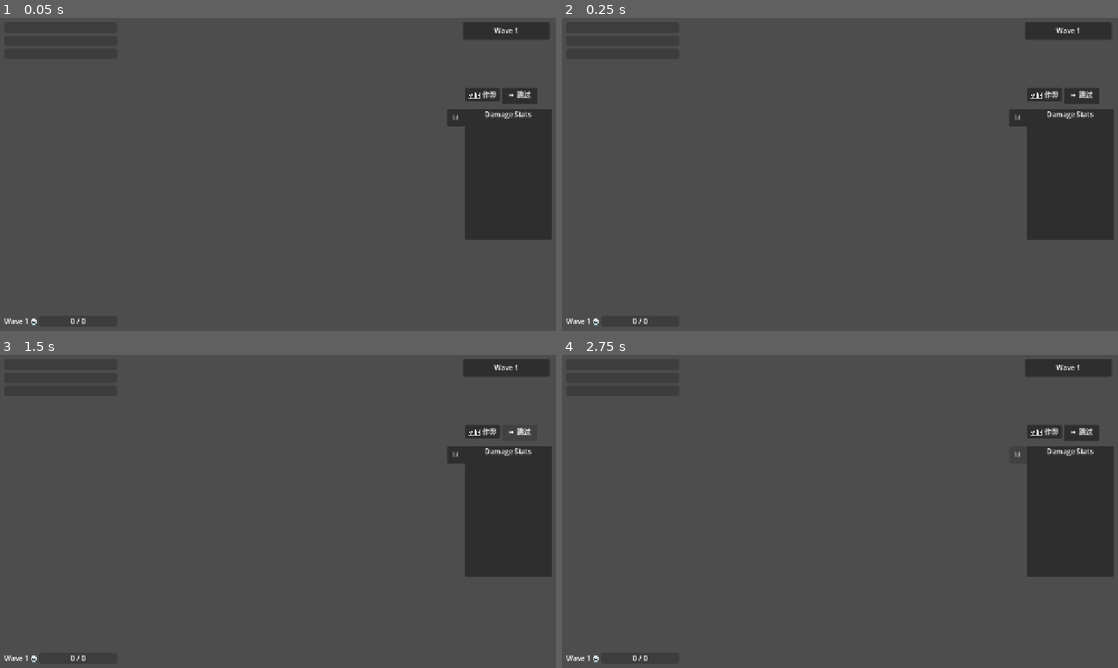
Above: before the commit, frames 1-4 (two rows, left to right).
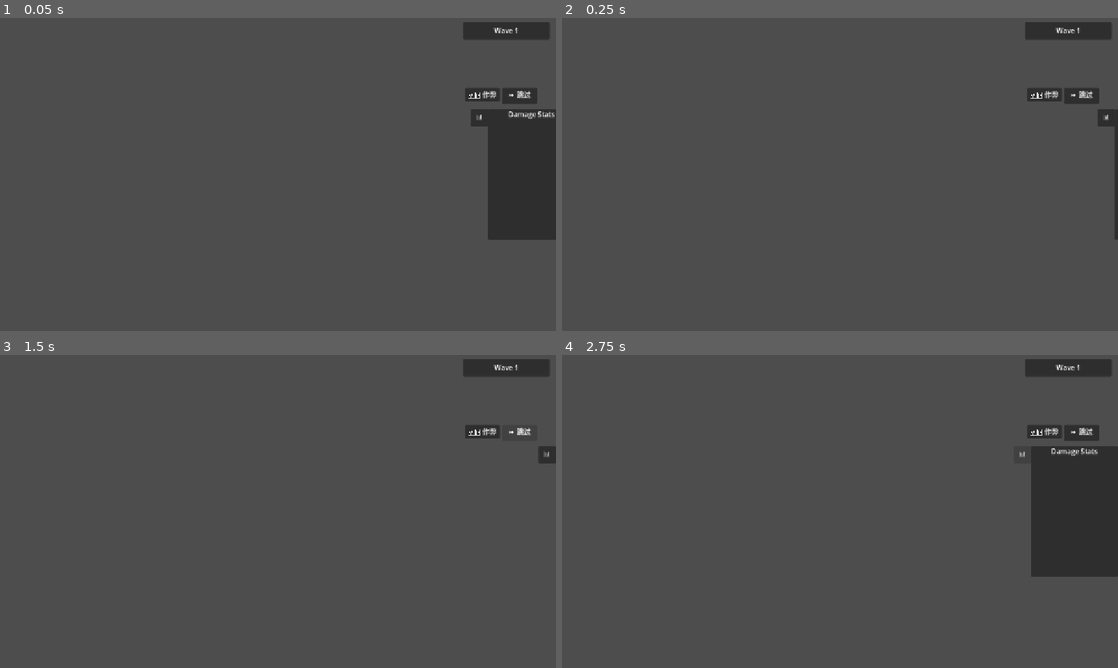
Above: after the commit, the same moments.

Repository: seekerzz/tower-html
Game: Godot game, scene res://src/Scenes/UI/MainGUI.tscn
Two runs of this game, one before a commit and one after it. Both use one fixed random seed, a clock stepped at 60 frames per second and the inputs below. The project has no main scene, so this scene is started directly.
Inputs:
- Up to frame 1 (0.05 s): no input
- Up to frame 2 (0.25 s): no input
- Up to frame 3 (1.5 s): click "🛠️ 作弊" at 0.5 s; click "⏩ 跳过" at 1.25 s
- Up to frame 4 (2.75 s): click "📊" at 2 s

The runs differ from the first frame. In frame 1, 2.3% of the frame differs, in the area x 0-100%, y 29-99%; in frame 2, 6.8%; in frame 3, 6.6%; in frame 4, 0.8%.
Error before the commit: Parse Error: Variable "inventory_manager" has the same name as a previously declared variable. (res://src/Autoload/GameManager.gd:50)

Commit message:
Update Merge

Diff:
--- a/src/Autoload/GameManager.gd
+++ b/src/Autoload/GameManager.gd
@@ -46,11 +46,8 @@
 var reward_manager: Node = null
 var data_manager: Node = null
 
-# Stub for inventory manager (Mock/Future implementation)
-var inventory_manager = null
 
 var permanent_health_bonus: float = 0.0
-var inventory_manager = null
 
 func _ready():
 	process_mode = Node.PROCESS_MODE_ALWAYS
--- a/src/Scripts/Unit.gd
+++ b/src/Scripts/Unit.gd
@@ -278,6 +278,13 @@
 		GameManager.skill_activated.emit(self)
 
 		GameManager.execute_skill_effect(type_key, grid_pos)
+		if type_key == "phoenix":
+			var firestorm_scene = load("res://src/Scenes/Game/FireStorm.tscn")
+			if firestorm_scene:
+				var storm = firestorm_scene.instantiate()
+				storm.position = Vector2(grid_pos.x * Constants.TILE_SIZE, grid_pos.y * Constants.TILE_SIZE)
+				storm.init(damage * 0.5)
+				get_parent().add_child(storm)
 
 	else:
 		is_no_mana = true
